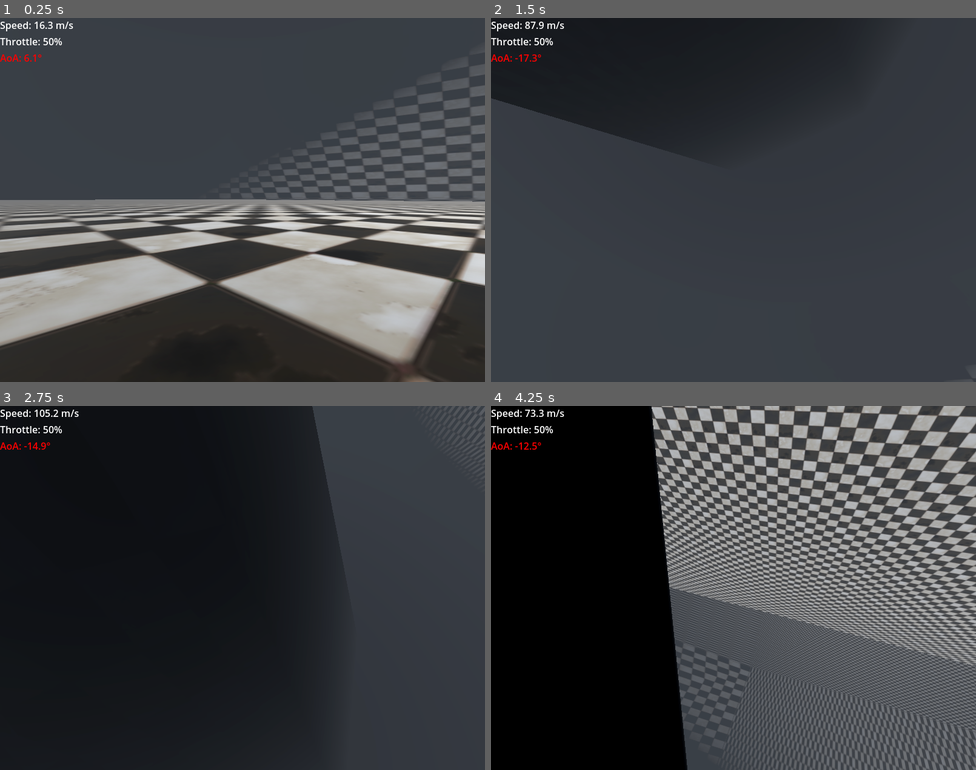
Above: before the commit, frames 1-4 (two rows, left to right).
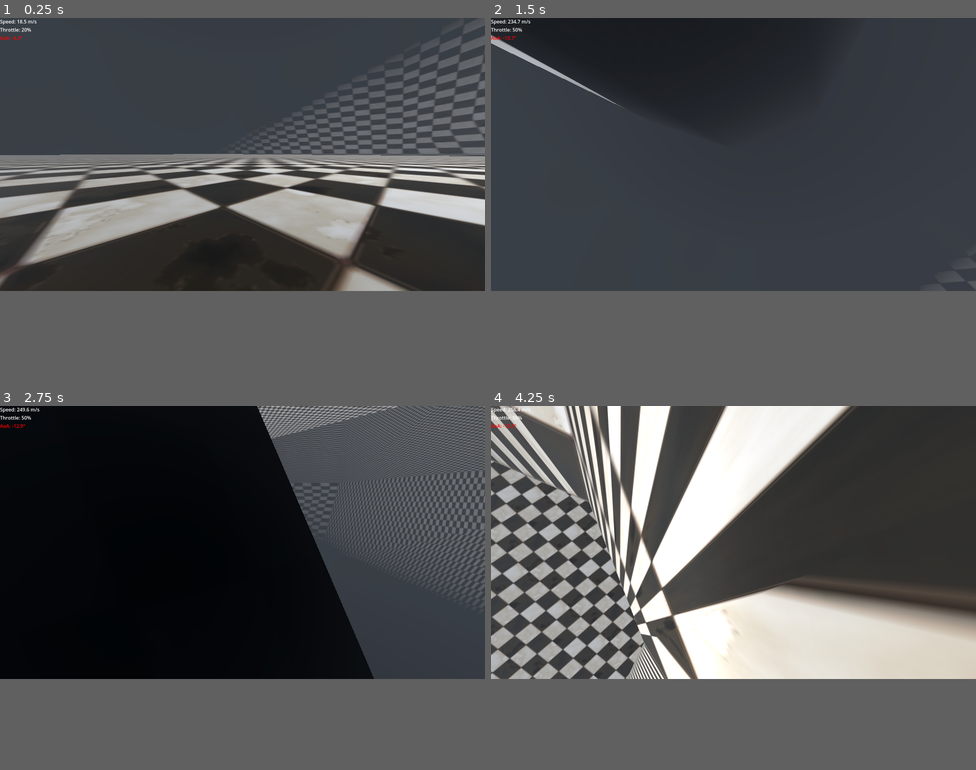
Above: after the commit, the same moments.

Repository: IzalithSky/vimana
Game: Godot game, scene res://scenes/world_0.tscn
The game is run twice, just before and just after one commit, with the same random seed, the same clock (stepped at 60 frames per second) and the same inputs.
Inputs (mouse positions are in pixels of both pictures, inside the frame that each line leads up to):
- Up to frame 1 (0.25 s): no input
- Up to frame 2 (1.5 s): move the mouse to (757, 200) at 0.52 s; hold S (pitch_up) from 0.53 s (still down); move the mouse to (709, 200) at 1.27 s
- Up to frame 3 (2.75 s): keep holding S (pitch_up); move the mouse to (252, 580) at 2.02 s
- Up to frame 4 (4.25 s): keep holding S (pitch_up); move the mouse to (728, 595) at 2.77 s; move the mouse to (767, 591) at 3.52 s
In our replay, the window is 800x600 before the commit and 800x450 after it. These sizes can differ from the game's own. Grey fills any space a smaller window leaves; there, only what the larger window draws over its background counts as a difference.

The runs differ from the first frame. In frame 1, 38% of the frame differs, in the area x 0-100%, y 0-100%; in frame 2, 4.2%; in frame 3, 21%; in frame 4, 80%.

Commit message:
adjustments

Diff:
--- a/objects/fp_camera_holder.gd
+++ b/objects/fp_camera_holder.gd
@@ -2,7 +2,7 @@
 extends Node3D
 
 
-@export var sensitivity : float = 0.004
+@export var sensitivity : float = 0.002
 @export var pitch_limit : float = 80
 
 @onready var camera : Camera3D = $Camera3D
--- a/objects/jet.gd
+++ b/objects/jet.gd
@@ -2,15 +2,15 @@
 extends RigidBody3D
 
 @export var min_thrust: float = 0.0
-@export var max_thrust: float = 200.0
+@export var max_thrust: float = 800.0
 @export var idle_thrust_percent: float = 0.5
 
 @export var input_rate: float = 128.0
 @export var input_decay: float = 512.0
 
-@export var max_pitch: float = 32
-@export var max_yaw: float = 16
-@export var max_roll: float = 8
+@export var max_pitch: float = 64
+@export var max_yaw: float = 32
+@export var max_roll: float = 2
 
 @export var max_lift: float = 10.0
 @export var lift_zero_aoa_deg: float = -5.0
--- a/objects/vimana0.tscn
+++ b/objects/vimana0.tscn
@@ -38,6 +38,7 @@
 [node name="CollisionShape3D" type="CollisionShape3D" parent="."]
 transform = Transform3D(1, 0, 0, 0, 1, 0, 0, 0, 1, 0, 0, -0.0205942)
 shape = SubResource("BoxShape3D_s1d72")
+debug_color = Color(0, 0.65098, 0.0156863, 0.862745)
 
 [node name="CSGCombiner3D" type="CSGCombiner3D" parent="."]
 visible = false
@@ -97,6 +98,8 @@
 
 [node name="Camera3D" type="Camera3D" parent="FPCameraHolder"]
 unique_name_in_owner = true
+fov = 85.0
+near = 0.01
 
 [node name="RayCast3D" type="RayCast3D" parent="FPCameraHolder/Camera3D"]
 transform = Transform3D(1, 0, 0, 0, -4.37114e-08, -1, 0, 1, -4.37114e-08, 0, 0, -2)
--- a/project.godot
+++ b/project.godot
@@ -17,8 +17,8 @@
 
 [display]
 
-window/size/viewport_width=800
-window/size/viewport_height=600
+window/size/viewport_width=1600
+window/size/viewport_height=900
 window/size/resizable=false
 
 [input]
